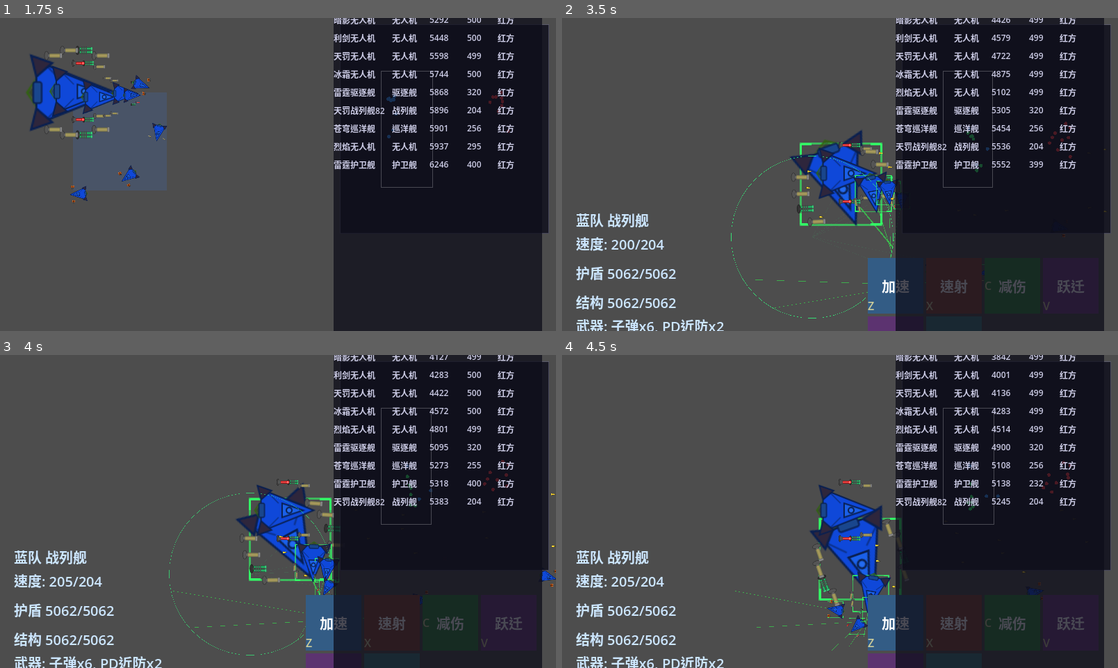
Above: before the commit, frames 1-4 (two rows, left to right).
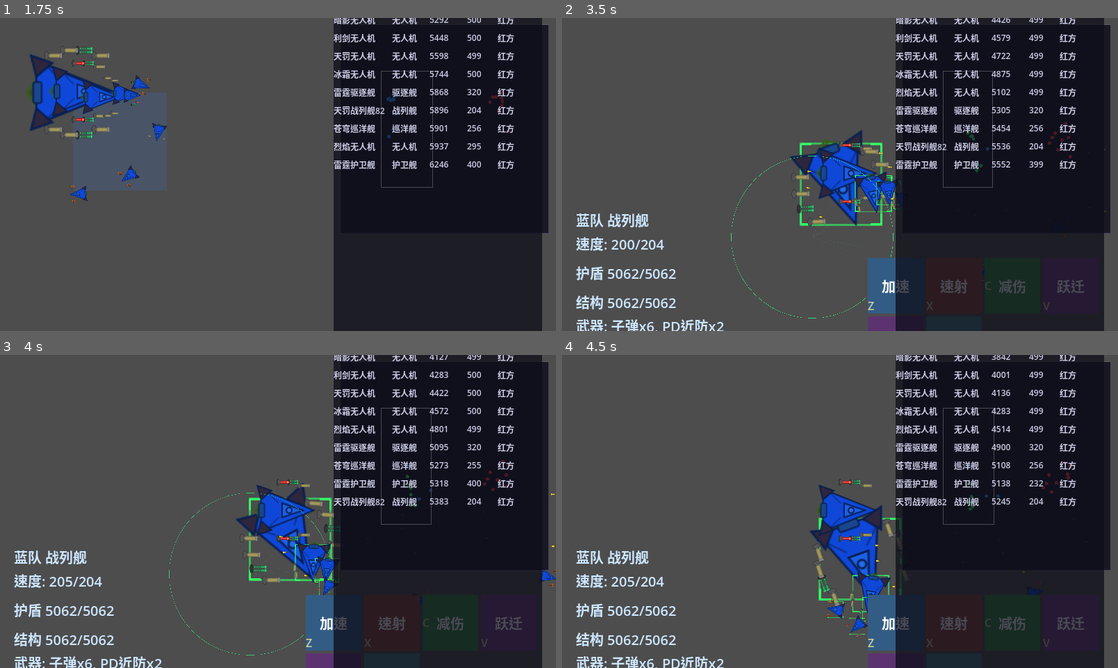
Above: after the commit, the same moments.

Repository: ZhanXuzhao/SpaceRTS
Game: Godot game, scene res://scenes/main.tscn
Two runs of this game, one before a commit and one after it. Both use one fixed random seed, a clock stepped at 60 frames per second and the inputs below.
Inputs (mouse positions are in pixels of both pictures, inside the frame that each line leads up to):
- Up to frame 1 (1.75 s): tap Enter at 0.5 s; move the mouse to (400, 158) at 0.52 s; hold W 0.53-1.25 s; tap R at 0.6 s; click (400, 158) at 0.67 s; drag from (166, 190) to (72, 93) at 1.27 s
- Up to frame 2 (3.5 s): move the mouse to (895, 105) at 2.02 s; hold W 2.03-2.75 s; tap H at 2.1 s; drag from (812, 237) to (867, 177) at 2.77 s
- Up to frame 3 (4 s): move the mouse to (444, 558) at 3.52 s; hold A from 3.53 s (still down); tap G at 3.6 s
- Up to frame 4 (4.5 s): release A at 4.25 s; drag from (673, 464) to (873, 577) at 4.27 s

Frame 1 is identical in both runs. In frame 2, less than 0.1% of the frame differs, in the area x 34-60%, y 59-93%; in frame 3, less than 0.1%; in frame 4, less than 0.1%.

Commit message:
refactor: 统一移动/攻击指令队列，支持混合连续操作——移动绿+攻击红链式连接

Diff:
--- a/scripts/unit.gd
+++ b/scripts/unit.gd
@@ -78,8 +78,8 @@
 var _is_moving: bool = false
 var _current_target: Unit = null
 
-# ----- 移动队列（Shift+右键连续移动）-----
-var _move_queue: Array[Vector2] = []
+# ----- 统一指令队列（Shift+右键连续操作，混合移动/攻击）-----
+var _command_queue: Array[Dictionary] = []
 
 # ----- 武器插槽 -----
 var _slot_weapons: Array = []
@@ -106,9 +106,6 @@
 	Vector2(0, -30),     # 14: 中上
 	Vector2(0, 30),      # 15: 中下
 ]
-
-# ----- 攻击队列（Shift+右键依次攻击）-----
-var _attack_queue: Array[Unit] = []
 
 # ----- 显式攻击指令 -----
 var _explicit_attack_target: Unit = null
@@ -648,40 +645,33 @@
 				# 核心光柱
 				draw_line(start, end, Color(0.5, 1.0, 0.8, 0.4), 0.8)
 
-	# ---- 攻击队列连线（仅选中时显示）----
-	if is_selected and _attack_queue.size() > 0:
-		var queue_color = Color(1.0, 0.15, 0.15, 0.55)
+	# ---- 指令队列连线（选中时显示，绿=移动，红=攻击）----
+	if is_selected and _command_queue.size() > 0:
 		var line_width = 1.2 * _size_mult
-		# 始终从本单位出发，连接到当前目标（如果有）
 		var from_pos = Vector2.ZERO
-		if is_instance_valid(_current_target) and _current_target.hull > 0 and _current_target.team != team:
-			var cur_pos = _current_target.global_position - global_position
-			draw_line(from_pos, cur_pos, queue_color, line_width)
-			from_pos = cur_pos
-		# 依次连接队列中的目标
-		for qtarget in _attack_queue:
-			if not is_instance_valid(qtarget) or qtarget.hull <= 0:
-				continue
-			var to_pos = qtarget.global_position - global_position
-			draw_line(from_pos, to_pos, queue_color, line_width)
-			from_pos = to_pos
-
-	# ---- 移动队列连线（细绿线，选中时显示）----
-	if is_selected and (_move_queue.size() > 0 or _is_moving):
-		var move_color = Color(0.2, 1.0, 0.3, 0.55)
-		var line_width = 1.2 * _size_mult
-		# 起点：单位自身
-		var from_pos = Vector2.ZERO
-		# 如果正在移动，先连到当前目标点
+		# 如果正在移动，先连绿线到当前移动目标
 		if _is_moving:
 			var cur_pos = _target_position - global_position
-			draw_line(from_pos, cur_pos, move_color, line_width)
+			draw_line(from_pos, cur_pos, Color(0.2, 1.0, 0.3, 0.55), line_width)
 			from_pos = cur_pos
-		# 依次连接队列中的移动点
-		for mpos in _move_queue:
-			var to_pos = mpos - global_position
-			draw_line(from_pos, to_pos, move_color, line_width)
-			from_pos = to_pos
+		# 如果有当前攻击目标，连红线
+		elif is_instance_valid(_current_target) and _current_target.hull > 0 and _current_target.team != team:
+			var cur_pos = _current_target.global_position - global_position
+			draw_line(from_pos, cur_pos, Color(1.0, 0.15, 0.15, 0.55), line_width)
+			from_pos = cur_pos
+		# 遍历队列依次绘制
+		for cmd in _command_queue:
+			if cmd.type == "move":
+				var to_pos = cmd.pos - global_position
+				draw_line(from_pos, to_pos, Color(0.2, 1.0, 0.3, 0.55), line_width)
+				from_pos = to_pos
+			elif cmd.type == "attack":
+				var t = cmd.target as Unit
+				if not is_instance_valid(t) or t.hull <= 0:
+					continue
+				var to_pos = t.global_position - global_position
+				draw_line(from_pos, to_pos, Color(1.0, 0.15, 0.15, 0.55), line_width)
+				from_pos = to_pos
 
 	# ---- 护盾 & 结构条 ----
 	var bar_width = 64.0 * _size_mult
@@ -762,9 +752,8 @@
 func attack_target(target: Unit) -> void:
 	if target == null or not is_instance_valid(target) or target.hull <= 0:
 		return
-	# 非 Shift 时清空所有队列
-	_move_queue.clear()
-	_attack_queue.clear()
+	# 非 Shift 时清空指令队列
+	_command_queue.clear()
 	_explicit_attack_target = target
 	_is_attack_move = false
 	_is_area_attack = false
@@ -773,20 +762,15 @@
 	_player_command_timer = 0.5
 	_player_move_command = false
 
-## 将目标加入攻击队列末尾（Shift+右键），如果当前无目标则立即攻击
+## 将攻击目标加入指令队列末尾（Shift+右键点敌）
 func queue_attack_target(target: Unit) -> void:
 	if target == null or not is_instance_valid(target) or target.hull <= 0:
 		return
-	if _current_target != null and is_instance_valid(_current_target) and _current_target.hull > 0:
-		# 已有目标，加入队列末尾
-		_attack_queue.append(target)
-	else:
-		# 当前无有效目标，直接攻击
-		attack_target(target)
+	_command_queue.append({"type": "attack", "target": target})
+	_try_execute_queue()
 
 func attack_area(center: Vector2, radius: float) -> void:
-	_move_queue.clear()
-	_attack_queue.clear()
+	_command_queue.clear()
 	_area_center = center
 	_area_radius = radius
 	_is_area_attack = true
@@ -798,8 +782,7 @@
 	_player_move_command = false
 
 func move_to(target_pos: Vector2) -> void:
-	_move_queue.clear()
-	_attack_queue.clear()
+	_command_queue.clear()
 	_target_position = target_pos
 	_is_moving = true
 	_is_attack_move = false
@@ -810,20 +793,15 @@
 	_player_command_timer = 0.5
 	_player_move_command = true
 
-## 将移动点加入队列末尾（Shift+点地），如果当前静止则立即移动
+## 将移动点加入指令队列末尾（Shift+点地）
 func queue_move_to(target_pos: Vector2) -> void:
-	if _is_moving:
-		# 正在移动中，加入队列末尾
-		_move_queue.append(target_pos)
-	else:
-		# 当前静止，直接移动
-		move_to(target_pos)
+	_command_queue.append({"type": "move", "pos": target_pos})
+	_try_execute_queue()
 
 func orbit_target(target: Unit, custom_radius: float = -1.0) -> void:
 	if target == null or not is_instance_valid(target) or target.hull <= 0:
 		return
-	_move_queue.clear()
-	_attack_queue.clear()
+	_command_queue.clear()
 	_orbit_target_unit = target
 	_orbit_position = target.global_position
 	_orbit_radius = custom_radius
@@ -832,8 +810,7 @@
 	_current_target = target
 
 func orbit_position(orbit_pos: Vector2, custom_radius: float = -1.0) -> void:
-	_move_queue.clear()
-	_attack_queue.clear()
+	_command_queue.clear()
 	_orbit_target_unit = null
 	_orbit_position = orbit_pos
 	_orbit_radius = custom_radius
@@ -841,3 +818,40 @@
 	_is_moving = true
 	_current_target = null
 	_player_command_timer = 0.5
+
+## 从指令队列取出下一个指令并执行（移动到达/目标死亡后自动调用）
+func _advance_command_queue() -> void:
+	while _command_queue.size() > 0:
+		var cmd = _command_queue.pop_front()
+		if cmd.type == "move":
+			_target_position = cmd.pos
+			_is_moving = true
+			_is_attack_move = false
+			_is_area_attack = false
+			_is_orbit = false
+			_current_target = null
+			_explicit_attack_target = null
+			_player_command_timer = 0.5
+			_player_move_command = true
+			return
+		elif cmd.type == "attack":
+			var t = cmd.target as Unit
+			if is_instance_valid(t) and t.hull > 0:
+				_explicit_attack_target = t
+				_current_target = t
+				_is_attack_move = false
+				_is_area_attack = false
+				_is_orbit = false
+				_player_command_timer = 0.5
+				_player_move_command = false
+				_is_moving = false
+				return
+			# 目标已死亡，跳过继续取下一条
+
+## 如果当前空闲则开始执行指令队列
+func _try_execute_queue() -> void:
+	var idle = not _is_moving \
+		and (_current_target == null or not is_instance_valid(_current_target) or _current_target.hull <= 0) \
+		and not _is_orbit
+	if idle:
+		_advance_command_queue()
--- a/scripts/unit_combat.gd
+++ b/scripts/unit_combat.gd
@@ -34,18 +34,8 @@
 		unit._explicit_attack_target = null
 	if is_instance_valid(unit._current_target) and unit._current_target.hull <= 0:
 		unit._current_target = null
-		# 当前目标死亡，从攻击队列取出下一个目标
-		_advance_queue(unit)
-
-## 从攻击队列取出下一个目标并设置为当前目标
-static func _advance_queue(unit) -> void:
-	while unit._attack_queue.size() > 0:
-		var next = unit._attack_queue.pop_front()
-		if is_instance_valid(next) and next.hull > 0:
-			unit._explicit_attack_target = next
-			unit._current_target = next
-			unit._player_command_timer = 0.5
-			break
+		# 当前目标死亡，执行指令队列中的下一个操作
+		unit._advance_command_queue()
 
 static func _find_new_target(unit) -> void:
 	if unit._current_target == null:
--- a/scripts/unit_movement.gd
+++ b/scripts/unit_movement.gd
@@ -14,12 +14,9 @@
 			unit._player_move_command = false
 	elif not unit._is_attack_move and unit._current_target == null:
 		if unit.global_position.distance_to(unit._target_position) < 4.0:
-			# 到达目标点，检查移动队列
-			if unit._move_queue.size() > 0:
-				var next_pos = unit._move_queue.pop_front()
-				unit._target_position = next_pos
-				unit._is_moving = true
-				unit._player_move_command = true
+			# 到达目标点，执行指令队列中的下一个操作
+			if unit._command_queue.size() > 0:
+				unit._advance_command_queue()
 			else:
 				unit._is_moving = false
 				unit._player_move_command = false
